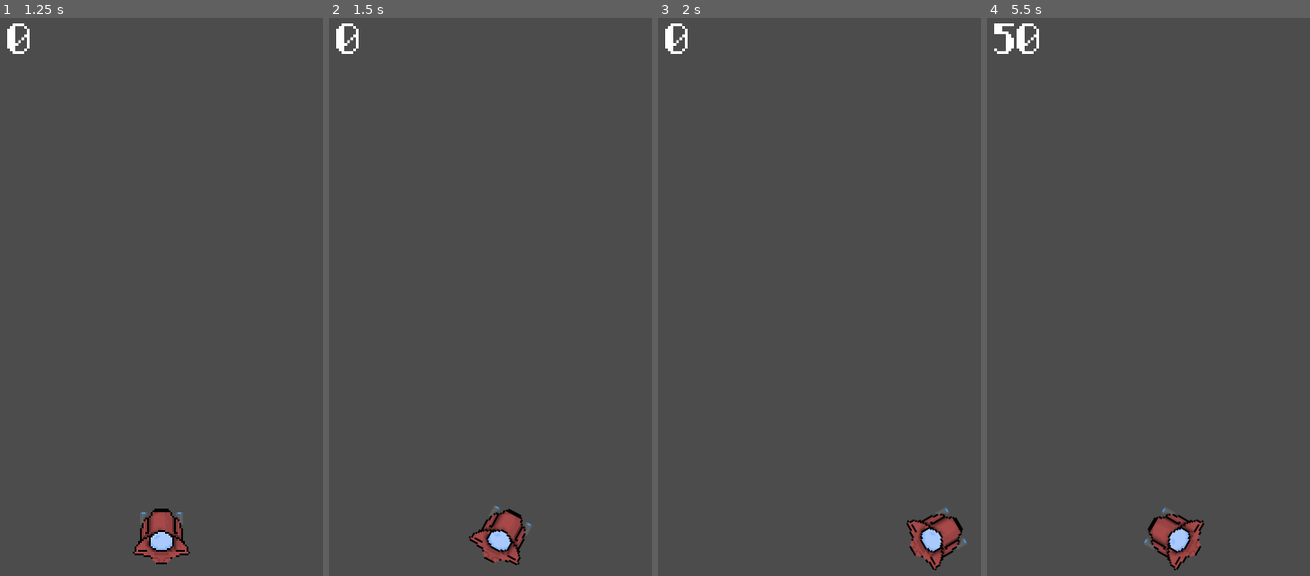
Above: before the commit, frames 1-4 (left to right).
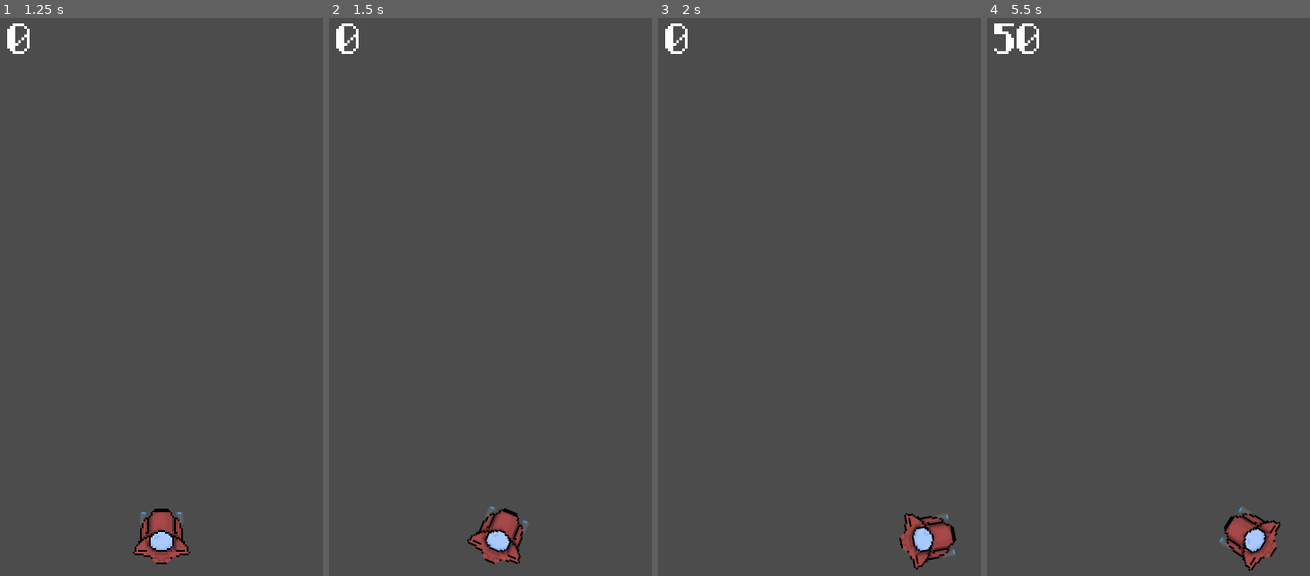
Above: after the commit, the same moments.

Repository: JordonR96/Hyper-Planet
Game: Godot game, scene res://Main.tscn
Same seed, same stepped clock (60 frames per second), same inputs: the game is played once before the commit and once after it.
Inputs:
- Up to frame 1 (1.25 s): click "Start" at 0.5 s
- Up to frame 2 (1.5 s): tap Enter at 1.25 s; hold Right (ui_right) from 1.28 s (still down)
- Up to frame 3 (2 s): keep holding Right (ui_right)
- Up to frame 4 (5.5 s): release Right (ui_right) at 2.03 s; hold Left (ui_left) 2.03-2.78 s; hold Right (ui_right) 2.78-4.28 s; hold Left (ui_left) from 4.28 s (still down)

Frame 1 is identical in both runs. In frame 2, 0.6% of the frame differs, in the area x 42-63%, y 87-99%; in frame 3, 1.2%; in frame 4, 2.3%, in the area x 48-91%, y 87-100%.

Commit message:
added ability to tirgger snapback roatation

Diff:
--- a/Main.gd
+++ b/Main.gd
@@ -6,6 +6,7 @@
 export(Vector2) var camera_start_position
 export(int, 90) var rotation_limit
 export(float) var score_increment
+export(bool) var auto_straighten
 
 var score = 0;
 var playing = false
@@ -45,23 +46,33 @@
 #handle the inputs
 func handle_inputs(delta, global_rot_degree, global_rot_rad):
 
-
+	var straightening = false
 	rotation_dir = 0
 	# TODO figure out how tp do touch inputs
 	# should be rotate to x axis of touch, further away form
 	# player the bigger rotation accelaration
 
-
 	if (Input.is_action_pressed('ui_left')):
 		rotation_dir -= 1
 	elif(Input.is_action_pressed('ui_right')):
 		rotation_dir += 1
+	else:
+		if (auto_straighten and global_rot_degree != 0):
+			#TODO set rotation direction towards
+			rotation_dir = -1 * (global_rot_degree/abs(global_rot_degree))
+			straightening = true
+			## todo consider snapback rotation quicker
+
 	var rotation_change = rotation_dir * rotation_speed * delta
 	var new_rotation = global_rot_rad +  rotation_change
 
 	var rotation_max = rotation_limit * (PI/180)
 	var rotation_min = - rotation_max
-	$Player.global_rotation = clamp(new_rotation, rotation_min, rotation_max)
+
+	if (global_rot_rad >= -0.1 and global_rot_rad <= 0.1 and straightening):
+		$Player.global_rotation = 0
+	else:
+		$Player.global_rotation = clamp(new_rotation, rotation_min, rotation_max)
 
 
 func move_camera(delta):
--- a/Main.tscn
+++ b/Main.tscn
@@ -21,11 +21,12 @@
 [node name="Main" type="Node2D"]
 script = ExtResource( 1 )
 y_axis_speed = 5
-rotation_speed = 2.5
+rotation_speed = 2.0
 player_start_position = Vector2( 180, 583 )
 camera_start_position = Vector2( 180, 320 )
-rotation_limit = 60
+rotation_limit = 80
 score_increment = 25.0
+auto_straighten = true
 
 [node name="ScoreTimer" type="Timer" parent="."]
 wait_time = 1.75
